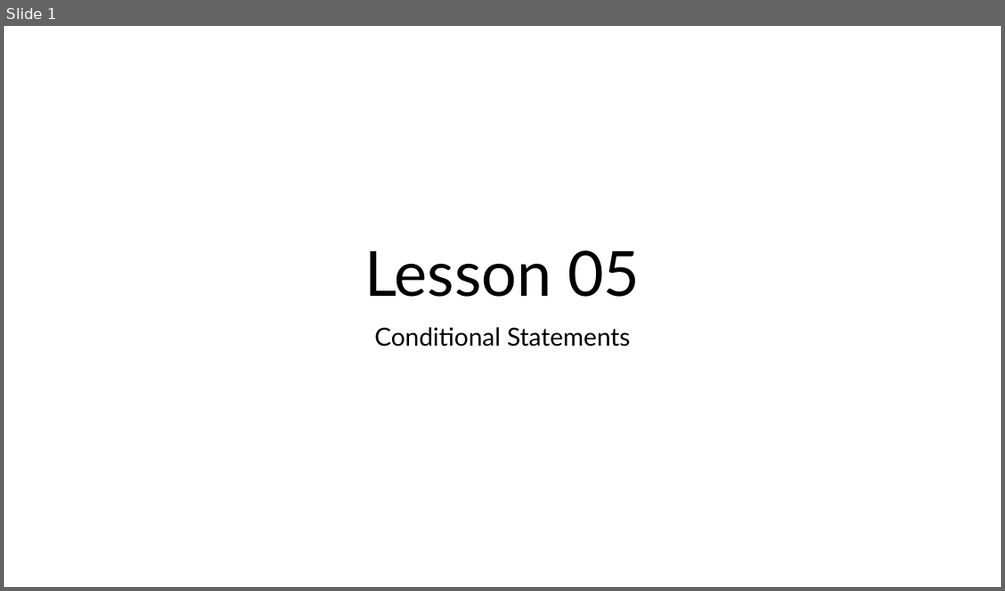
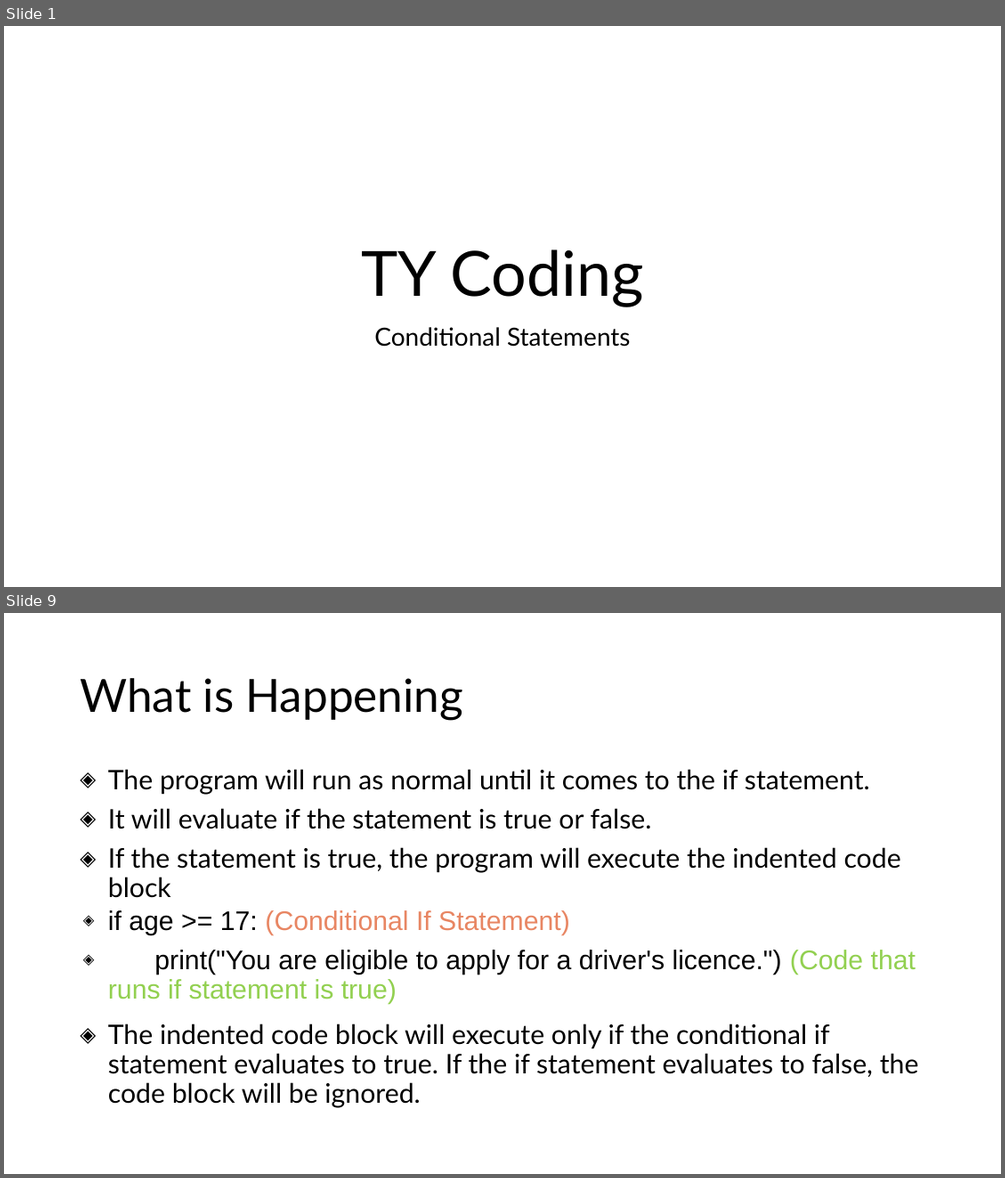
Before and after one commit to JFinnTeacher/TY-Introduction-to-Coding-with-Python, a slide deck: Lesson 05 - Conditional Statements/Teaching Resources/Lesson 05 - Conditional Statements.pptx. Shown one above the other, each under a label of ours: slide 1 before the commit, slides 1 and 9 after it; the slides between them are not shown. The pictures are 1005x591 and 1005x1178 pixels, drawn with LibreOffice and Linux fonts; fonts in the diff are those of the drawing; background and template pictures are left out. Boxes give left, top, right and bottom in pixels: in the first picture for what was removed or moved away, otherwise in the second. Text is boxed around its words. In the diff, an @@ line names an element or a change of style, - is before the commit and + after.

```diff
--- a/Lesson 05 - Conditional Statements/Teaching Resources/Lesson 05 - Conditional Statements.pptx
+++ b/Lesson 05 - Conditional Statements/Teaching Resources/Lesson 05 - Conditional Statements.pptx
@@ slide 9 added at [4,613,1001,1174], background #FFFFFF @@
@@ title added at [80,678,463,720], 44 pt, text #000000 @@
+What is Happening
@@ text added at [108,769,919,1107], 25.9 pt, text #000000 @@
+◈ The program will run as normal until it comes to the if statement.
+◈ It will evaluate if the statement is true or false.
+◈ If the statement is true, the program will execute the indented code block
+◈ if age >= 17: (Conditional If Statement)
+◈ print("You are eligible to apply for a driver's licence.") (Code that runs if statement is true)
+◈ The indented code block will execute only if the conditional if statement evaluates to true. If the if statement evaluates to false, the code block will be ignored.
@@ slide 1 changed as well @@
@@ title at [361,249,643,307]: text changed @@
-Lesson 05
+TY Coding
```
Also in this commit, not shown: 12 other slides added, 9 other files.
